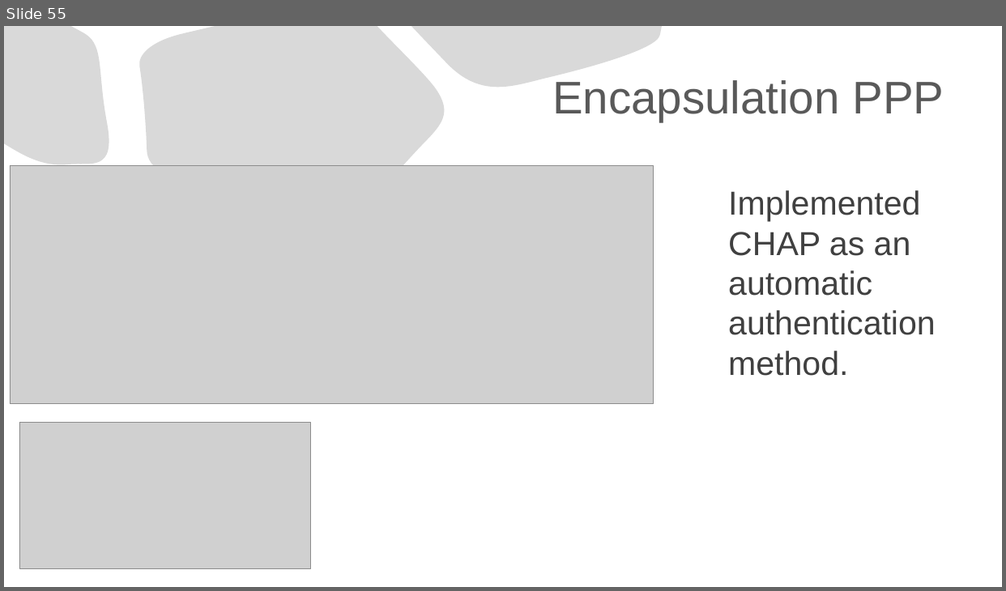
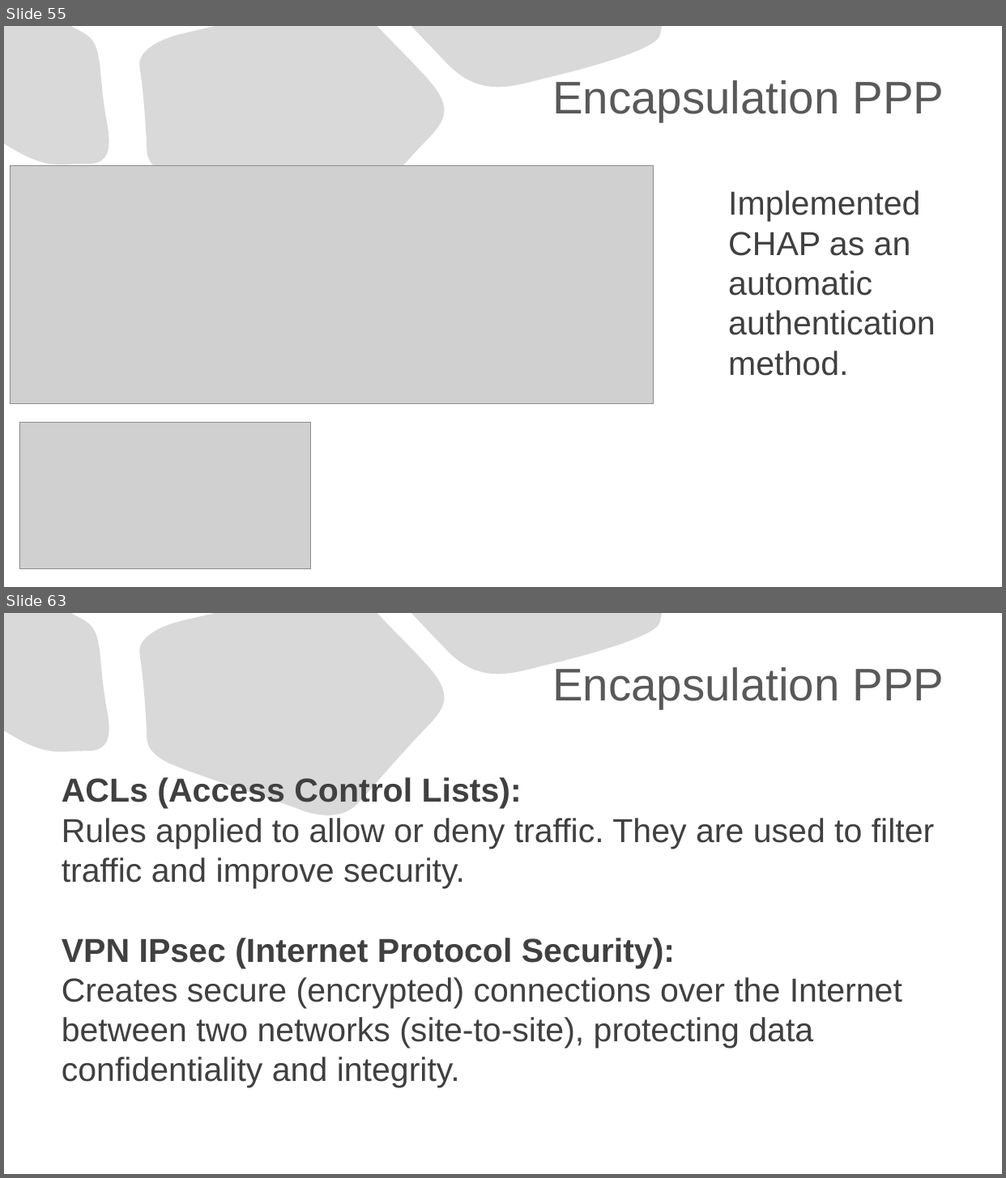
Before and after one commit to Advanced-Diploma-of-IT-Tel-Network-Eng/Assessments, a slide deck: TERM1-BLOCK1/2-ICTNWK541-Configure_Verify_Troubleshoot_WAN_links-IP_services/Assessmet_Task2/Task2/ICTNWK541 Assessment task.pptx. Shown one above the other, each under a label of ours: slide 55 before the commit, slides 55 and 63 after it; the slides between them are not shown. The pictures are 1006x591 and 1006x1178 pixels, drawn with LibreOffice and Linux fonts; fonts in the diff are those of the drawing; grey boxes stand for pictures. Boxes give left, top, right and bottom in pixels: in the first picture for what was removed or moved away, otherwise in the second. Text is boxed around its words. In the diff, an @@ line names an element or a change of style, - is before the commit and + after.

```diff
--- a/TERM1-BLOCK1/2-ICTNWK541-Configure_Verify_Troubleshoot_WAN_links-IP_services/Assessmet_Task2/Task2/ICTNWK541 Assessment task.pptx
+++ b/TERM1-BLOCK1/2-ICTNWK541-Configure_Verify_Troubleshoot_WAN_links-IP_services/Assessmet_Task2/Task2/ICTNWK541 Assessment task.pptx
@@ slide 63 added at bbox=[4, 613, 1002, 1174], background #FFFFFF; not listed: 3 template elements that a slide beside it also shows @@
@@ title added at bbox=[552, 667, 944, 709], 44 pt, text #595959 @@
+Encapsulation PPP
@@ text added at bbox=[62, 777, 934, 1088], 32 pt, text #404040 @@
+ACLs (Access Control Lists):
+Rules applied to allow or deny traffic. They are used to filter traffic and improve security.
+VPN IPsec (Internet Protocol Security):
+Creates secure (encrypted) connections over the Internet between two networks (site-to-site), protecting data confidentiality and integrity.
```
Also in this commit, not shown: 10 other slides added.
